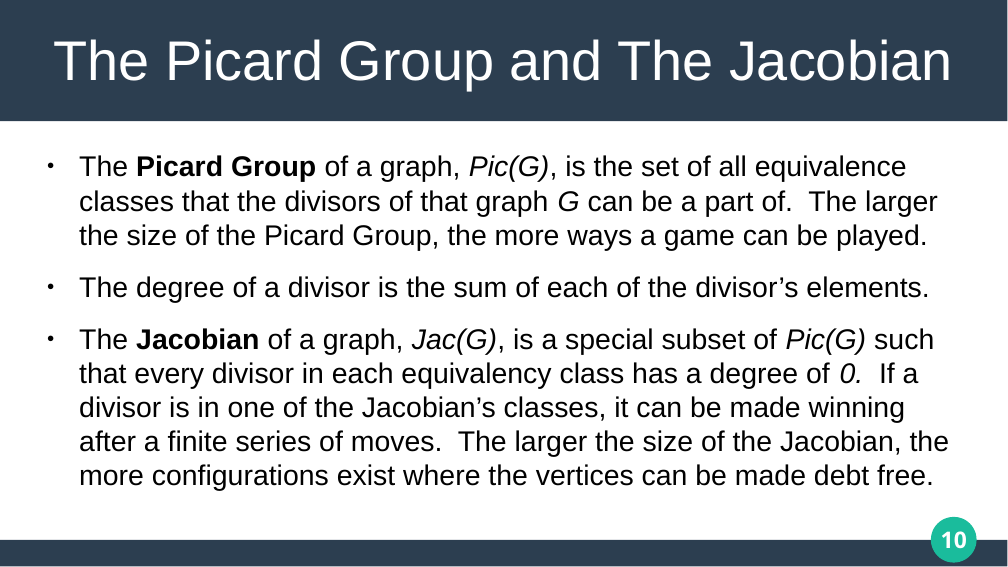
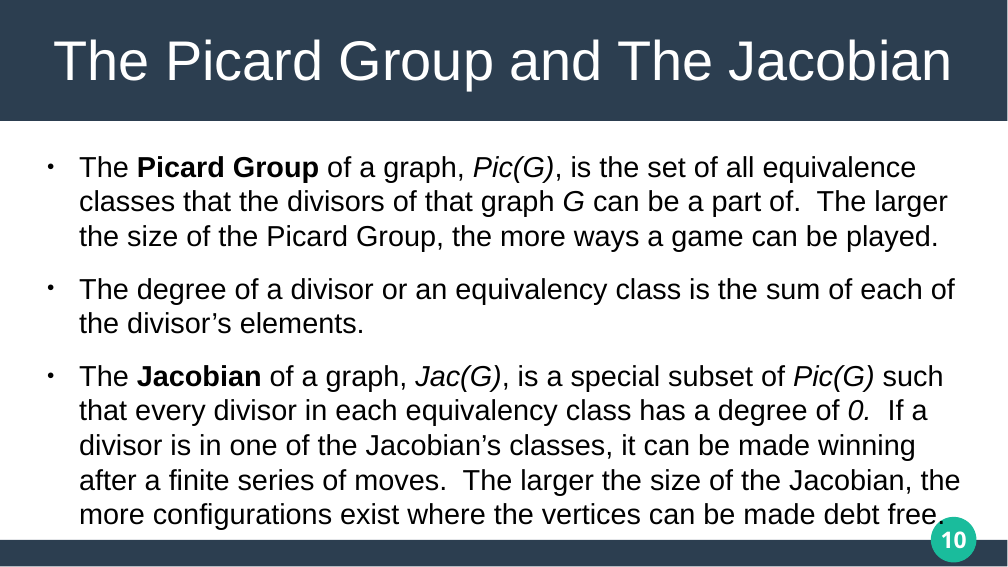
Before and after one commit to matthew-pisano/ChipFiring, a slide deck: slide 10 of Docs/JMMPresentation.pptx. Drawn at 1008x567 pixels with LibreOffice and Linux fonts; fonts in the diff are those of the drawing. Boxes give left, top, right and bottom in pixels: in the first picture for what was removed or moved away, otherwise in the second. Text is boxed around its words. In the diff, an @@ line names an element or a change of style, - is before the commit and + after.

```diff
--- a/Docs/JMMPresentation.pptx
+++ b/Docs/JMMPresentation.pptx
@@ text at <box>79,156,961,530</box>: size 22.4 to 22.7 pt in "The Picard Group of a graph, Pic(G), ...", "The Jacobian of a graph, Jac(G), is ..." @@
@@ text at <box>79,278,955,334</box>: text changed; size 22.4 to 22.7 pt @@
-● The degree of a divisor is the sum of each of the divisor’s elements.
+● The degree of a divisor or an equivalency class is the sum of each of the divisor’s elements.
```
Also in this commit, not shown: 4 other slides changed, 1 other file.
